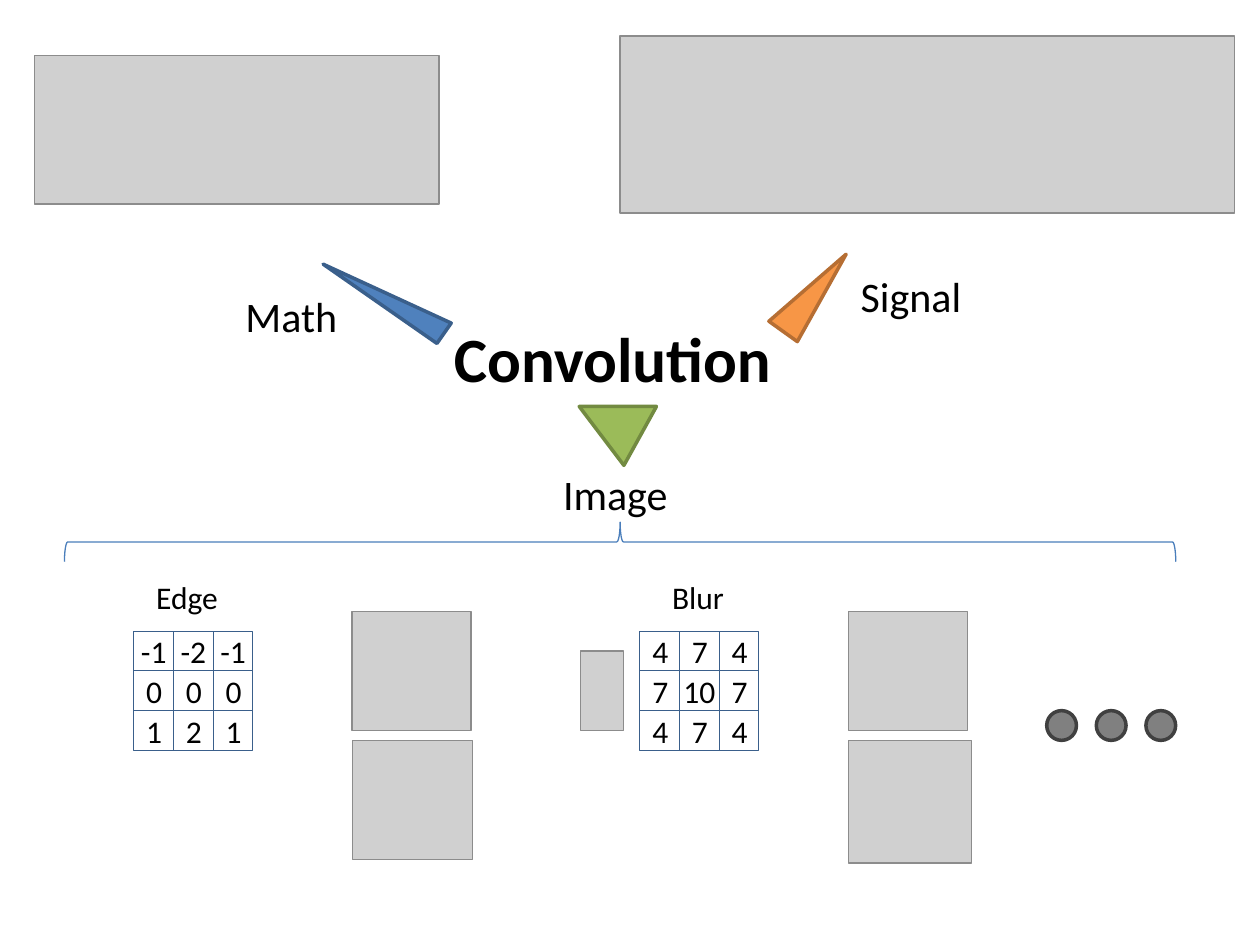
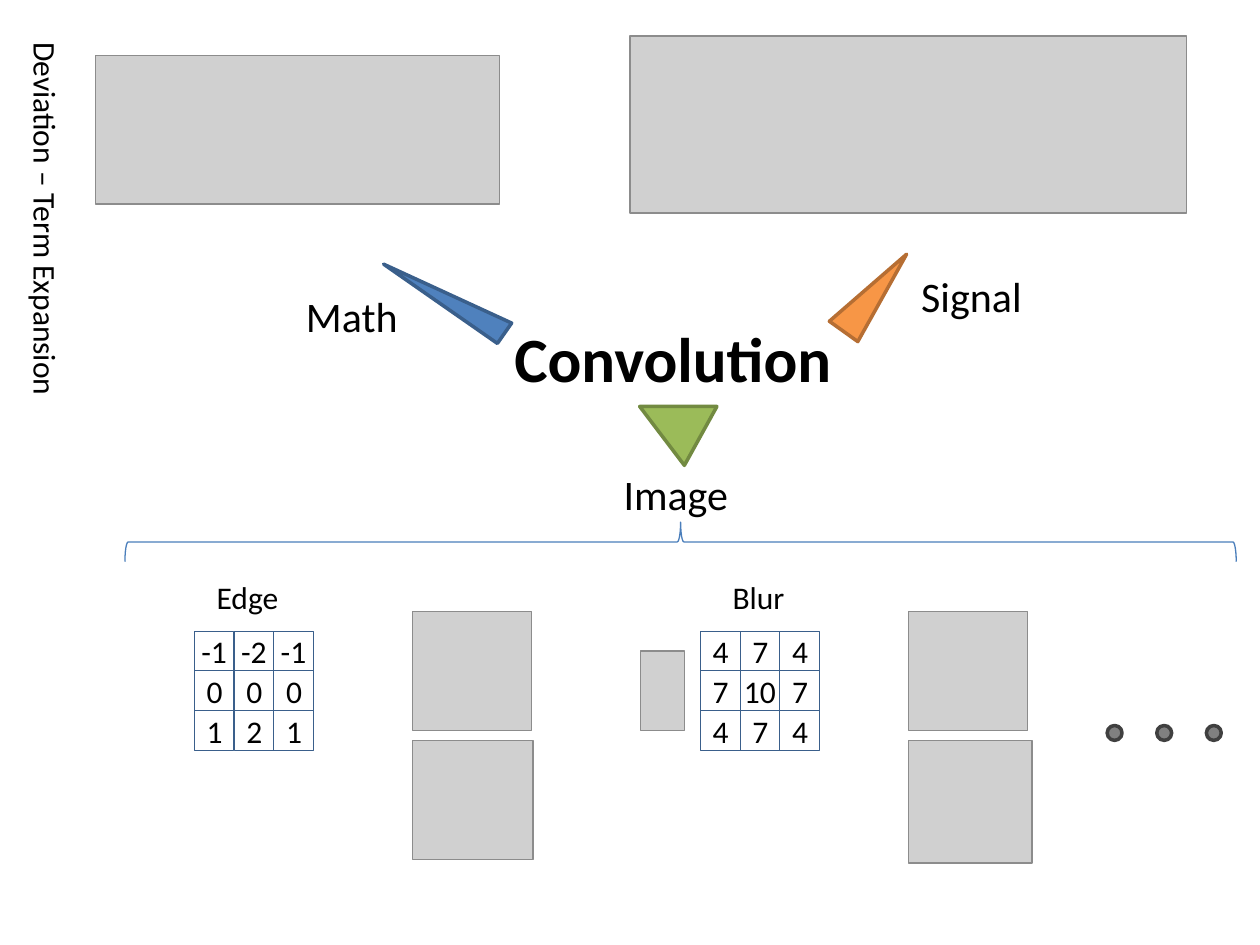
Before and after one commit to pl8787/exp_caffe, a slide deck: slide 5 of doc/Convolutional Neural Network.pptx (slide 4 before the commit). Drawn at 1260x945 pixels with LibreOffice and Linux fonts; fonts in the diff are those of the drawing; grey boxes stand for pictures. Boxes give left, top, right and bottom in pixels: in the first picture for what was removed or moved away, otherwise in the second. Text is boxed around its words. In the diff, an @@ line names an element or a change of style, - is before the commit and + after.

Commit message:
ppt

```diff
--- a/doc/Convolutional Neural Network.pptx
+++ b/doc/Convolutional Neural Network.pptx
@@ background #C7EDCC to #FFFFFF @@
@@ text added at box(25, 54, 63, 391), 18 pt, text #000000 @@
+Deviation – Term Expansion
@@ picture: place and size @@
-picture at box(620, 37, 1235, 214)
+picture at box(630, 37, 1187, 214)
@@ 18 rectangles, 6 texts, 5 pictures, 3 freeform shapes, 1 left brace: place and size @@
-18 rectangles, 6 texts, 5 pictures, 3 freeform shapes, 1 left brace at box(35, 55, 1175, 863)
+18 rectangles, 6 texts, 5 pictures, 3 freeform shapes, 1 left brace at box(94, 55, 1235, 863)
@@ picture removed at box(581, 651, 625, 731) @@
@@ picture added at box(641, 651, 685, 731) @@
@@ ellipse: place and size @@
-ellipse at box(1047, 711, 1077, 741)
+ellipse at box(1108, 726, 1123, 741)
@@ ellipse: place and size @@
-ellipse at box(1096, 711, 1126, 741)
+ellipse at box(1157, 726, 1172, 741)
@@ fill #35A544 to #808080 in 3 elements at box(1108, 726, 1123, 741), box(1157, 726, 1172, 741), box(1206, 726, 1221, 741) @@
@@ ellipse: place and size @@
-ellipse at box(1145, 711, 1176, 741)
+ellipse at box(1206, 726, 1221, 741)
```
Also in this commit, not shown: 3 other slides changed, 15 slides added, 1 other file.
